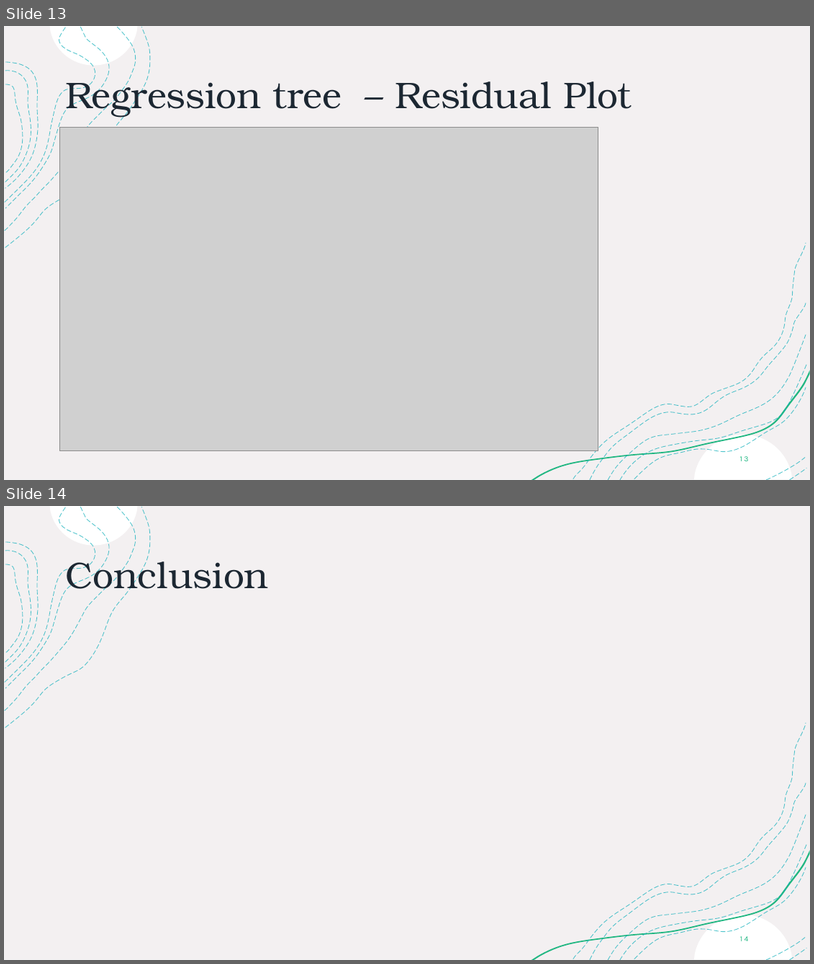
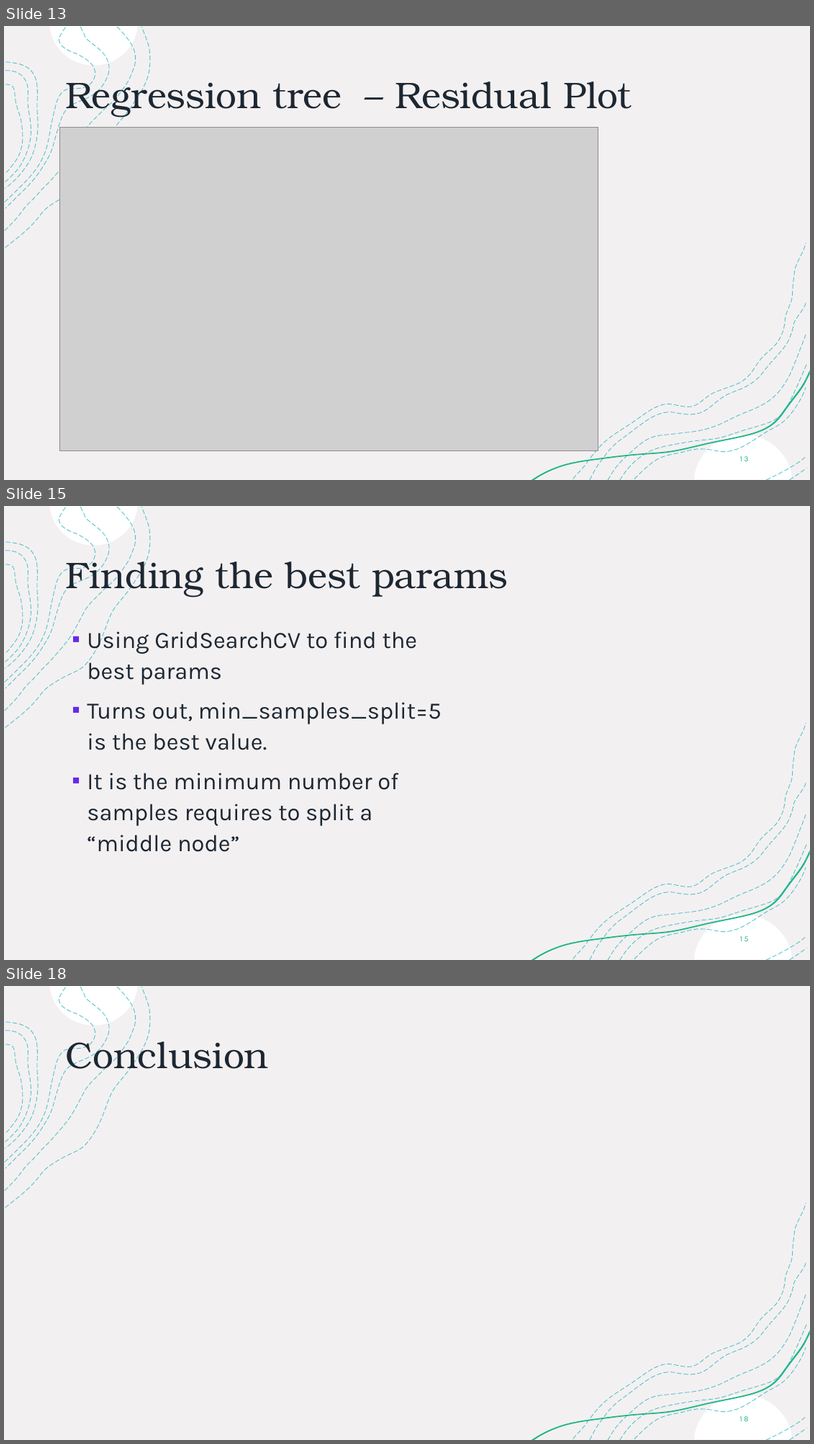
Before and after one commit to joss-thu/MLProj-GermanAirFares, a slide deck: ML-Project.pptx. Shown one above the other, each under a label of ours: slides 13 and 14 before the commit, slides 13, 15 and 18 after it; the slides between them are not shown. The pictures are 814x964 and 814x1444 pixels, drawn with LibreOffice and Linux fonts; fonts in the diff are those of the drawing; grey boxes stand for pictures. Boxes give left, top, right and bottom in pixels: in the first picture for what was removed or moved away, otherwise in the second. Text is boxed around its words. In the diff, an @@ line names an element or a change of style, - is before the commit and + after.

Commit message:
added RF to presentation

```diff
--- a/ML-Project.pptx
+++ b/ML-Project.pptx
@@ slide 15 added at <box>4,506,810,960</box>, background #FFFFFF; not listed: 18 template elements that a slide beside it also shows @@
@@ title added at <box>65,554,508,597</box>, 44 pt, text #1C2732 @@
+Finding the best params
@@ text added at <box>87,627,442,852</box>, 28 pt, text #1C2732 @@
+▪ Using GridSearchCV to find the best params
+▪ Turns out, min_samples_split=5 is the best value.
+▪ It is the minimum number of samples requires to split a “middle node”
@@ page number added at <box>741,936,749,941</box>, 9 pt, text #21B782 @@
+15
@@ what was slide 14 is now slide 18 @@
@@ page number at <box>740,1416,748,1421</box>: text changed @@
-14
+18
```
Also in this commit, not shown: 3 other slides added.
